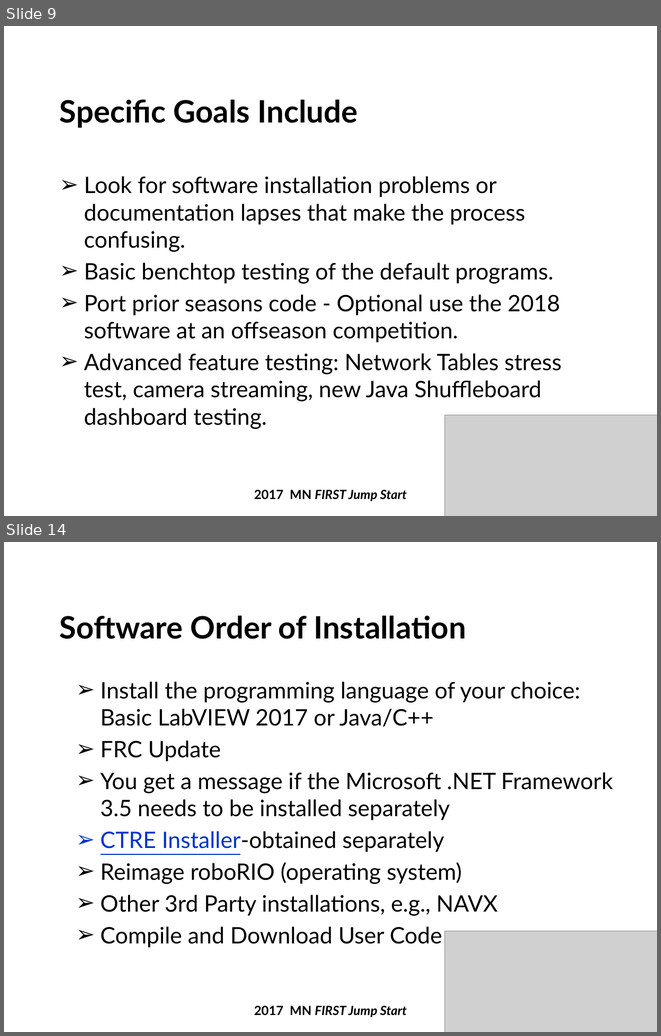
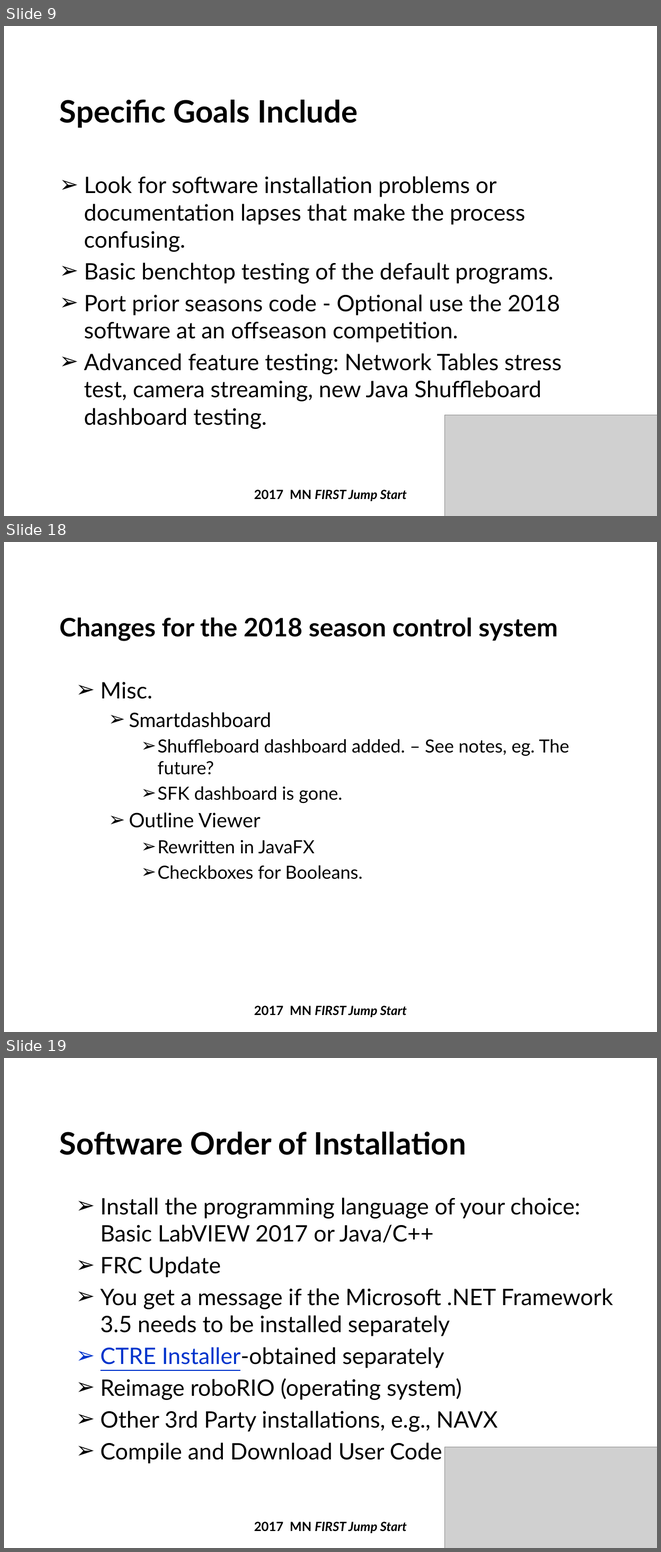
Before and after one commit to firstmncsa/csa_resources, a slide deck: 2018 Beta Testing JumpStart_Rev2.pptx. Shown one above the other, each under a label of ours: slides 9 and 14 before the commit, slides 9, 18 and 19 after it; the slides between them are not shown. The pictures are 661x1036 and 661x1552 pixels, drawn with LibreOffice and Linux fonts; fonts in the diff are those of the drawing; grey boxes stand for pictures; background and template pictures are left out. Boxes give left, top, right and bottom in pixels: in the first picture for what was removed or moved away, otherwise in the second. Text is boxed around its words. In the diff, an @@ line names an element or a change of style, - is before the commit and + after.

```diff
--- a/2018 Beta Testing JumpStart_Rev2.pptx
+++ b/2018 Beta Testing JumpStart_Rev2.pptx
@@ slide 18 added at <box>4,542,657,1032</box>, background #FFFFFF @@
@@ text added at <box>4,545,240,571</box>, 22 pt, text #FFFFFF @@
+CTRE::MotorControl::CAN
@@ title added at <box>60,617,558,641</box>, 28 pt, text #000000, bold @@
+Changes for the 2018 season control system
@@ text added at <box>100,682,569,879</box>, 20 pt, text #000000 @@
+➢ Misc.
+  ➢ Smartdashboard
+    ➢ Shuffleboard dashboard added. – See notes, eg. The future?
+    ➢ SFK dashboard is gone.
+  ➢ Outline Viewer
+    ➢ Rewritten in JavaFX
+    ➢ Checkboxes for Booleans.
@@ text added at <box>254,1005,407,1017</box>, 14 pt, text #000000, bold, italic @@
+2017 MN FIRST Jump Start
@@ what was slide 14 is now slide 19 @@
```
Also in this commit, not shown: 6 slides changed, 4 other slides added.
